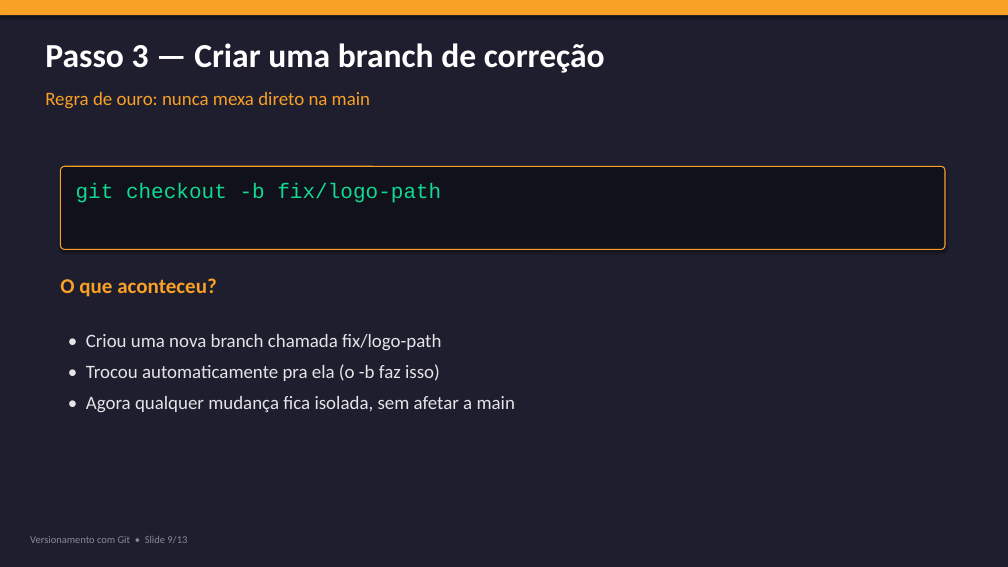
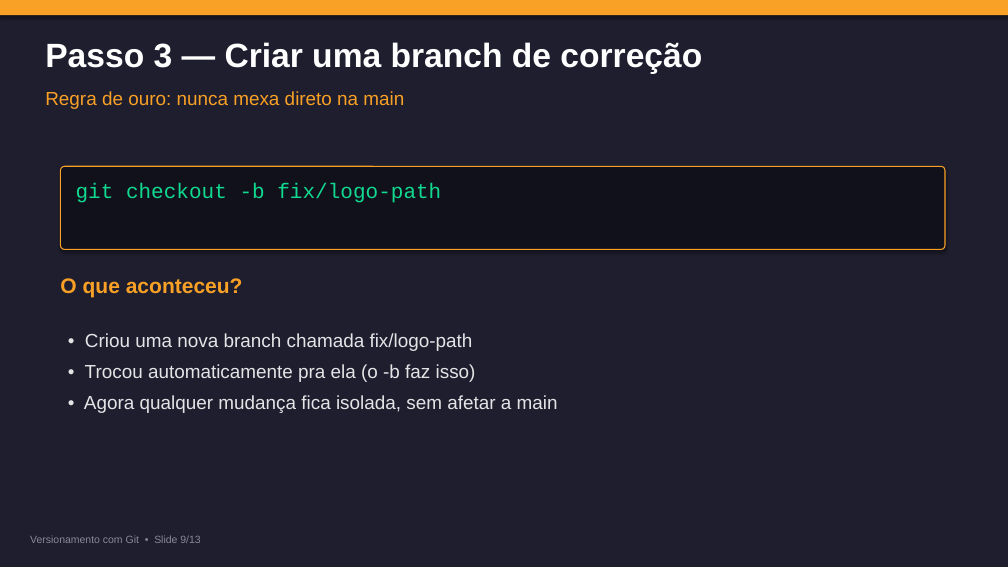
Before and after one commit to huyhian9-dotcom/git-demo-calculadora, a slide deck: slide 9 of slides/apresentacao.pptx. Drawn at 1008x567 pixels with LibreOffice and Linux fonts; fonts in the diff are those of the drawing. Boxes give left, top, right and bottom in pixels: in the first picture for what was removed or moved away, otherwise in the second. Text is boxed around its words. In the diff, an @@ line names an element or a change of style, - is before the commit and + after.

```diff
--- a/slides/apresentacao.pptx
+++ b/slides/apresentacao.pptx
@@ font Calibri to Arial in 5 elements at [45, 42, 702, 74], [45, 91, 404, 109], [30, 535, 200, 543], [60, 278, 243, 297], [84, 333, 558, 413] @@
```
Also in this commit, not shown: 12 other slides changed, 1 other file.
